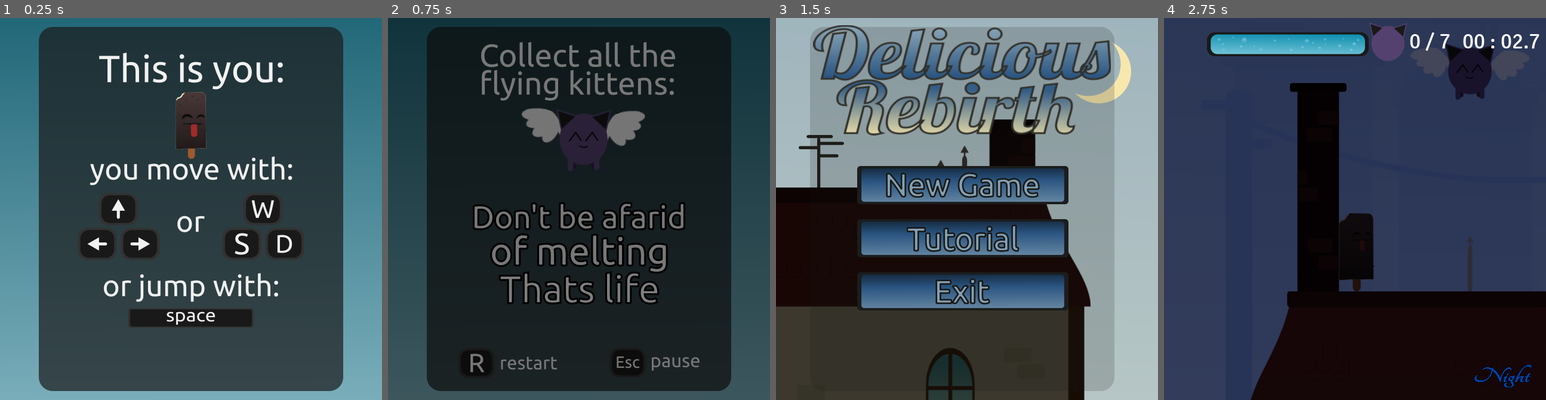
Above: before the commit, frames 1-4 (left to right).
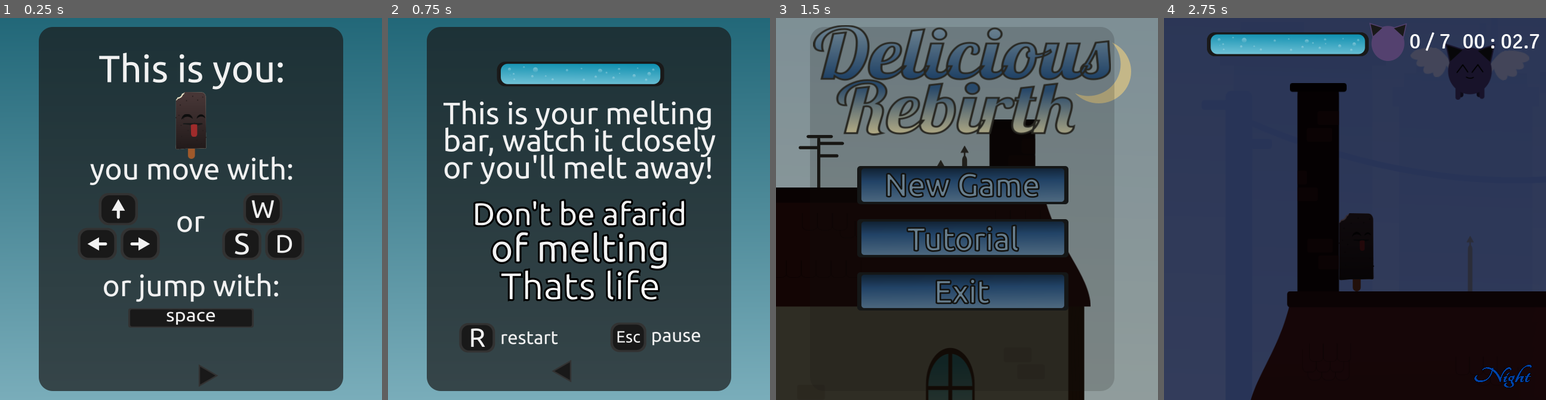
Above: after the commit, the same moments.

Repository: GodRabbit/DeliciousRebirth
Game: Godot game, scene res://scenes/gui/tutorial.tscn
The game is run twice, just before and just after one commit, with the same random seed, the same clock (stepped at 60 frames per second) and the same inputs. This scene is started directly instead of the project's main scene.
Inputs (mouse positions are in pixels of both pictures, inside the frame that each line leads up to):
- Up to frame 1 (0.25 s): no input
- Up to frame 2 (0.75 s): tap Enter (ui_accept) at 0.5 s; hold Right (ui_right) from 0.53 s (still down)
- Up to frame 3 (1.5 s): tap Enter (ui_accept) at 0.77 s; release Right (ui_right) at 1.25 s; click (963, 186) at 1.25 s
- Up to frame 4 (2.75 s): click (1351, 186) at 2 s

The runs differ from the first frame. In frame 1, 0.1% of the frame differs, in the area x 52-57%, y 91-96%; in frame 2, 96%, in the area x 0-100%, y 0-100%; in frame 3, 54%; in frame 4, nothing differs.

Commit message:
Added golden secret kittens

Diff:
--- a/project.godot
+++ b/project.godot
@@ -10,7 +10,7 @@
 
 [application]
 
-config/name="DelicousRebirth"
+config/name="DeliciousRebirth"
 run/main_scene="res://scenes/gui/main_manu.tscn"
 config/icon="res://icon.png"
 
@@ -55,6 +55,8 @@
 pause=[ Object(InputEventKey,"resource_local_to_scene":false,"resource_name":"","device":0,"alt":false,"shift":false,"control":false,"meta":false,"command":false,"pressed":false,"scancode":80,"unicode":0,"echo":false,"script":null)
 , Object(InputEventKey,"resource_local_to_scene":false,"resource_name":"","device":0,"alt":false,"shift":false,"control":false,"meta":false,"command":false,"pressed":false,"scancode":16777217,"unicode":0,"echo":false,"script":null)
  ]
+debug_golden=[ Object(InputEventKey,"resource_local_to_scene":false,"resource_name":"","device":0,"alt":false,"shift":false,"control":false,"meta":false,"command":false,"pressed":false,"scancode":46,"unicode":0,"echo":false,"script":null)
+ ]
 
 [rendering]
 
--- /dev/null
+++ b/scenes/golden_kitten.tscn
@@ -0,0 +1,169 @@
+[gd_scene load_steps=7 format=2]
+
+[ext_resource path="res://scripts/golden_kitten.gd" type="Script" id=1]
+[ext_resource path="res://images/golden_kitten.png" type="Texture" id=2]
+[ext_resource path="res://images/wing_right.png" type="Texture" id=3]
+[ext_resource path="res://sounds/powerUp7_ogg.ogg" type="AudioStream" id=4]
+
+[sub_resource type="Animation" id=1]
+
+resource_name = "death"
+length = 0.8
+loop = false
+step = 0.1
+tracks/0/type = "value"
+tracks/0/path = NodePath("disappear_sound:playing")
+tracks/0/interp = 1
+tracks/0/loop_wrap = true
+tracks/0/imported = false
+tracks/0/enabled = true
+tracks/0/keys = {
+"times": PoolRealArray( 0, 0.4 ),
+"transitions": PoolRealArray( 1, 1 ),
+"update": 1,
+"values": [ true, false ]
+}
+tracks/1/type = "value"
+tracks/1/path = NodePath("sprite:rotation_degrees")
+tracks/1/interp = 1
+tracks/1/loop_wrap = true
+tracks/1/imported = false
+tracks/1/enabled = true
+tracks/1/keys = {
+"times": PoolRealArray( 0, 0.8 ),
+"transitions": PoolRealArray( 1, 1 ),
+"update": 0,
+"values": [ 0.0, -179.22 ]
+}
+tracks/2/type = "value"
+tracks/2/path = NodePath("sprite:scale")
+tracks/2/interp = 1
+tracks/2/loop_wrap = true
+tracks/2/imported = false
+tracks/2/enabled = true
+tracks/2/keys = {
+"times": PoolRealArray( 0, 0.8 ),
+"transitions": PoolRealArray( 1, 1 ),
+"update": 0,
+"values": [ Vector2( 0.858305, 0.858305 ), Vector2( 0.01, 0.01 ) ]
+}
+
+[sub_resource type="Animation" id=2]
+
+length = 2.0
+loop = true
+step = 0.1
+tracks/0/type = "value"
+tracks/0/path = NodePath("sprite:scale")
+tracks/0/interp = 1
+tracks/0/loop_wrap = true
+tracks/0/imported = false
+tracks/0/enabled = true
+tracks/0/keys = {
+"times": PoolRealArray( 0, 2 ),
+"transitions": PoolRealArray( 1, 1 ),
+"update": 0,
+"values": [ Vector2( 1, 1 ), Vector2( 1, 1 ) ]
+}
+tracks/1/type = "value"
+tracks/1/path = NodePath("sprite:position")
+tracks/1/interp = 1
+tracks/1/loop_wrap = true
+tracks/1/imported = false
+tracks/1/enabled = true
+tracks/1/keys = {
+"times": PoolRealArray( 0, 1, 2 ),
+"transitions": PoolRealArray( 1, 1, 1 ),
+"update": 0,
+"values": [ Vector2( 0, 0 ), Vector2( 0, -10 ), Vector2( 0, 0 ) ]
+}
+tracks/2/type = "value"
+tracks/2/path = NodePath("sprite/wing_right:rotation_degrees")
+tracks/2/interp = 1
+tracks/2/loop_wrap = true
+tracks/2/imported = false
+tracks/2/enabled = true
+tracks/2/keys = {
+"times": PoolRealArray( 0, 1, 2 ),
+"transitions": PoolRealArray( 1, 1, 1 ),
+"update": 0,
+"values": [ 0.0, -28.1386, 0.0 ]
+}
+tracks/3/type = "value"
+tracks/3/path = NodePath("sprite/wing_right2:rotation_degrees")
+tracks/3/interp = 1
+tracks/3/loop_wrap = true
+tracks/3/imported = false
+tracks/3/enabled = true
+tracks/3/keys = {
+"times": PoolRealArray( 0, 1, 2 ),
+"transitions": PoolRealArray( 1, 1, 1 ),
+"update": 0,
+"values": [ 0.0, 23.6561, 0.0 ]
+}
+
+[node name="golden_kitten" type="Area2D"]
+
+position = Vector2( 30, 30 )
+input_pickable = true
+gravity_vec = Vector2( 0, 1 )
+gravity = 98.0
+linear_damp = 0.1
+angular_damp = 1.0
+audio_bus_override = false
+audio_bus_name = "Master"
+script = ExtResource( 1 )
+is_disabled = false
+
+[node name="sprite" type="Sprite" parent="." index="0"]
+
+position = Vector2( 0, -5.94274 )
+texture = ExtResource( 2 )
+_sections_unfolded = [ "Transform" ]
+
+[node name="wing_right" type="Sprite" parent="sprite" index="0"]
+
+show_behind_parent = true
+position = Vector2( 34.9526, -2.33017 )
+rotation = -0.291855
+scale = Vector2( 1.47091, 1.33267 )
+texture = ExtResource( 3 )
+offset = Vector2( 22.1785, -3.497 )
+_sections_unfolded = [ "Offset", "Region", "Transform", "Visibility", "Z Index" ]
+
+[node name="wing_right2" type="Sprite" parent="sprite" index="1"]
+
+show_behind_parent = true
+position = Vector2( -30.2923, -6.99052 )
+rotation = 0.245362
+scale = Vector2( 1.47091, 1.33267 )
+texture = ExtResource( 3 )
+offset = Vector2( -25.3468, -4.36452 )
+flip_h = true
+_sections_unfolded = [ "Offset", "Region", "Transform", "Visibility", "Z Index" ]
+
+[node name="coll" type="CollisionPolygon2D" parent="." index="1"]
+
+visible = false
+build_mode = 0
+polygon = PoolVector2Array( -40, -50, -40, 50, 40, 50, 40, -50 )
+
+[node name="disappear_sound" type="AudioStreamPlayer" parent="." index="2"]
+
+stream = ExtResource( 4 )
+volume_db = 0.0
+pitch_scale = 1.0
+autoplay = false
+mix_target = 0
+bus = "Master"
+
+[node name="anim" type="AnimationPlayer" parent="." index="3"]
+
+root_node = NodePath("..")
+autoplay = "idle"
+playback_process_mode = 1
+playback_default_blend_time = 0.0
+playback_speed = 1.0
+anims/death = SubResource( 1 )
+anims/idle = SubResource( 2 )
+blend_times = [  ]
--- a/scenes/gui/tutorial.tscn
+++ b/scenes/gui/tutorial.tscn
@@ -7,6 +7,7 @@
 [ext_resource path="res://images/face.png" type="Texture" id=5]
 [ext_resource path="res://images/gui/tutorial_page2.png" type="Texture" id=6]
 [ext_resource path="res://scenes/happy_kitten.tscn" type="PackedScene" id=7]
+[ext_resource path="res://images/gui/tutorial_page3.png" type="Texture" id=8]
 
 [node name="tutorial" type="Node2D"]
 
@@ -51,3 +52,13 @@
 [node name="happy_kitten" parent="page2" index="1" instance=ExtResource( 7 )]
 
 position = Vector2( 328, 212 )
+
+[node name="page3" type="Node2D" parent="." index="3"]
+
+editor/display_folded = true
+visible = false
+
+[node name="main" type="Sprite" parent="page3" index="0"]
+
+position = Vector2( 320, 320 )
+texture = ExtResource( 8 )
--- a/scenes/main_scene.tscn
+++ b/scenes/main_scene.tscn
@@ -21,11 +21,12 @@
 [ext_resource path="res://scenes/obstacles/vanish_platform.tscn" type="PackedScene" id=19]
 [ext_resource path="res://scenes/roof_top.tscn" type="PackedScene" id=20]
 [ext_resource path="res://scenes/happy_kitten.tscn" type="PackedScene" id=21]
-[ext_resource path="res://scenes/player.tscn" type="PackedScene" id=22]
-[ext_resource path="res://scenes/gui/game_menu.tscn" type="PackedScene" id=23]
-[ext_resource path="res://scenes/gui/you_won_screen.tscn" type="PackedScene" id=24]
-
-[sub_resource type="Animation" id=2]
+[ext_resource path="res://scenes/golden_kitten.tscn" type="PackedScene" id=22]
+[ext_resource path="res://scenes/player.tscn" type="PackedScene" id=23]
+[ext_resource path="res://scenes/gui/game_menu.tscn" type="PackedScene" id=24]
+[ext_resource path="res://scenes/gui/you_won_screen.tscn" type="PackedScene" id=25]
+
+[sub_resource type="Animation" id=1]
 
 resource_name = "move"
 length = 4.0
@@ -120,9 +121,8 @@
 "values": [ Vector2( 4890, 620 ), Vector2( 5400, 620 ) ]
 }
 
-[sub_resource type="Animation" id=3]
-
-resource_name = "up_and_down"
+[sub_resource type="Animation" id=6]
+
 length = 3.0
 loop = true
 step = 0.1
@@ -139,9 +139,8 @@
 "values": [ Vector2( 3110, 550 ), Vector2( 3320, 380 ) ]
 }
 
-[sub_resource type="Animation" id=1]
-
-resource_name = "day_night_cycle"
+[sub_resource type="Animation" id=7]
+
 length = 120.0
 loop = true
 step = 0.1
@@ -215,6 +214,8 @@
 
 [node name="back_city" type="Node2D" parent="." index="4"]
 
+editor/display_folded = true
+
 [node name="buildings" type="Node2D" parent="back_city" index="0"]
 
 modulate = Color( 1, 1, 1, 0.116 )
@@ -500,6 +501,52 @@
 position = Vector2( 3480, 790 )
 
 [node name="anim" type="AnimationPlayer" parent="obstacles/platform5" index="2"]
+
+root_node = NodePath("..")
+autoplay = "left_right"
+playback_process_mode = 1
+playback_default_blend_time = 0.0
+playback_speed = 1.0
+anims/left_right = SubResource( 2 )
+blend_times = [  ]
+
+[node name="fence_pole" parent="obstacles" index="11" instance=ExtResource( 16 )]
+
+position = Vector2( 630, 570 )
+
+[node name="fence_pole2" parent="obstacles" index="12" instance=ExtResource( 16 )]
+
+position = Vector2( 2380, 620 )
+
+[node name="fence_pole_fireball" parent="obstacles" index="13" instance=ExtResource( 16 )]
+
+position = Vector2( 4310, 620 )
+_sections_unfolded = [ "Transform" ]
+
+[node name="flame_ball4" parent="obstacles/fence_pole_fireball" index="2" instance=ExtResource( 17 )]
+
+position = Vector2( -40, -260 )
+
+[node name="anim" type="AnimationPlayer" parent="obstacles/fence_pole_fireball" index="3"]
+
+root_node = NodePath("..")
+autoplay = "left_right"
+playback_process_mode = 1
+playback_default_blend_time = 0.0
+playback_speed = 1.0
+anims/left_right = SubResource( 3 )
+blend_times = [  ]
+
+[node name="fence_pole_fireball2" parent="obstacles" index="14" instance=ExtResource( 16 )]
+
+editor/display_folded = true
+position = Vector2( 5400, 620 )
+
+[node name="flame_ball4" parent="obstacles/fence_pole_fireball2" index="2" instance=ExtResource( 17 )]
+
+position = Vector2( -40, -260 )
+
+[node name="anim" type="AnimationPlayer" parent="obstacles/fence_pole_fireball2" index="3"]
 
 root_node = NodePath("..")
 autoplay = "left_right"
@@ -509,52 +556,6 @@
 anims/left_right = SubResource( 4 )
 blend_times = [  ]
 
-[node name="fence_pole" parent="obstacles" index="11" instance=ExtResource( 16 )]
-
-position = Vector2( 630, 570 )
-
-[node name="fence_pole2" parent="obstacles" index="12" instance=ExtResource( 16 )]
-
-position = Vector2( 2380, 620 )
-
-[node name="fence_pole_fireball" parent="obstacles" index="13" instance=ExtResource( 16 )]
-
-position = Vector2( 4310, 620 )
-_sections_unfolded = [ "Transform" ]
-
-[node name="flame_ball4" parent="obstacles/fence_pole_fireball" index="2" instance=ExtResource( 17 )]
-
-position = Vector2( -40, -260 )
-
-[node name="anim" type="AnimationPlayer" parent="obstacles/fence_pole_fireball" index="3"]
-
-root_node = NodePath("..")
-autoplay = "left_right"
-playback_process_mode = 1
-playback_default_blend_time = 0.0
-playback_speed = 1.0
-anims/left_right = SubResource( 5 )
-blend_times = [  ]
-
-[node name="fence_pole_fireball2" parent="obstacles" index="14" instance=ExtResource( 16 )]
-
-editor/display_folded = true
-position = Vector2( 5400, 620 )
-
-[node name="flame_ball4" parent="obstacles/fence_pole_fireball2" index="2" instance=ExtResource( 17 )]
-
-position = Vector2( -40, -260 )
-
-[node name="anim" type="AnimationPlayer" parent="obstacles/fence_pole_fireball2" index="3"]
-
-root_node = NodePath("..")
-autoplay = "left_right"
-playback_process_mode = 1
-playback_default_blend_time = 0.0
-playback_speed = 1.0
-anims/left_right = SubResource( 6 )
-blend_times = [  ]
-
 [node name="fence_pole_fireball3" parent="obstacles" index="15" instance=ExtResource( 16 )]
 
 editor/display_folded = true
@@ -637,7 +638,7 @@
 playback_process_mode = 1
 playback_default_blend_time = 0.0
 playback_speed = 1.0
-anims/up_and_down = SubResource( 3 )
+anims/up_and_down = SubResource( 6 )
 blend_times = [  ]
 
 [node name="vanish_platform_pole" parent="obstacles" index="30" instance=ExtResource( 19 )]
@@ -683,7 +684,6 @@
 [node name="kittens" type="Node2D" parent="." index="12"]
 
 pause_mode = 1
-editor/display_folded = true
 _sections_unfolded = [ "Pause" ]
 
 [node name="happy_kitten" parent="kittens" index="0" instance=ExtResource( 21 )]
@@ -714,7 +714,15 @@
 
 position = Vector2( 5420, 470 )
 
-[node name="player" parent="." index="13" instance=ExtResource( 22 )]
+[node name="golden_kitten" parent="kittens" index="7" instance=ExtResource( 22 )]
+
+position = Vector2( 4280, -120 )
+
+[node name="golden_kitten2" parent="kittens" index="8" instance=ExtResource( 22 )]
+
+position = Vector2( 4750, 1310 )
+
+[node name="player" parent="." index="13" instance=ExtResource( 23 )]
 
 pause_mode = 1
 position = Vector2( 390, 490 )
@@ -728,16 +736,16 @@
 playback_process_mode = 1
 playback_default_blend_time = 0.0
 playback_speed = 1.0
-anims/day_night_cycle = SubResource( 1 )
+anims/day_night_cycle = SubResource( 7 )
 blend_times = [  ]
 _sections_unfolded = [ "Pause" ]
 
-[node name="game_menu" parent="." index="15" instance=ExtResource( 23 )]
+[node name="game_menu" parent="." index="15" instance=ExtResource( 24 )]
 
 pause_mode = 2
 _sections_unfolded = [ "Pause" ]
 
-[node name="you_won_screen" parent="." index="16" instance=ExtResource( 24 )]
+[node name="you_won_screen" parent="." index="16" instance=ExtResource( 25 )]
 
 pause_mode = 2
 _sections_unfolded = [ "Pause" ]
--- /dev/null
+++ b/scripts/golden_kitten.gd
@@ -0,0 +1,17 @@
+extends Area2D
+
+export var is_disabled = false
+
+func _ready():
+	connect("body_entered", self, "on_body_entered")
+
+func on_body_entered(body):
+	if(is_disabled):
+		return
+	if(body.get_name() == "player"):
+		global_data.add_golden_kitten()
+		is_disabled = true
+		kill_kitty()
+
+func kill_kitty():
+	$anim.play("death")
--- a/scripts/gui/tutorial.gd
+++ b/scripts/gui/tutorial.gd
@@ -11,18 +11,28 @@
 		if(current_page == 1):
 			move_to_page(2)
 		elif(current_page == 2):
+			move_to_page(3)
+		elif(current_page == 3):
 			global_transition.fade_to_main_manu()
 	elif(event.is_action_pressed("ui_left")):
 		if(current_page == 2):
 			move_to_page(1)
+		elif(current_page == 3):
+			move_to_page(2)
 
 func update_gui():
 	if(current_page == 1):
 		$page1.show()
 		$page2.hide()
-	else:
+		$page3.hide()
+	elif(current_page == 2):
 		$page2.show()
 		$page1.hide()
+		$page3.hide()
+	else:
+		$page3.show()
+		$page1.hide()
+		$page2.hide()
 
 func move_to_page(id):
 	current_page = id
--- a/scripts/gui/you_won_screen.gd
+++ b/scripts/gui/you_won_screen.gd
@@ -15,7 +15,7 @@
 	$main/deaths_label.set_text(str(global_data.get_deaths()))
 
 	reset_kitties()
-	for i in range(0, global_data.get_golden_kitties()):
+	for i in range(0, int(min(3, global_data.get_golden_kitties()))): # global_data.get_golden_kitties()
 		get_node("main/golden_kitty_container/kitty"+str(i+1)).show()
 
 func hide():
--- a/scripts/player.gd
+++ b/scripts/player.gd
@@ -66,6 +66,8 @@
 	if(event.is_action_pressed("debug_hurt")):
 		#add_mp(-10)
 		add_kitten()
+	elif(event.is_action_pressed("debug_golden")):
+		global_data.add_golden_kitten()
 
 func reset_jump():
 	jumping_pressed = false
Binary file added: images/golden_kitten.png
Not shown, added: images/golden_kitten.png.import
Binary file changed: images/gui/tutorial_page1.png
Binary file changed: images/gui/tutorial_page2.png
Binary file added: images/gui/tutorial_page3.png
Not shown, added: images/gui/tutorial_page3.png.import
Not shown: 1 places in scenes/gui/tutorial.tscn that only renumber resources
Not shown: 7 places in scenes/main_scene.tscn that only renumber resources
